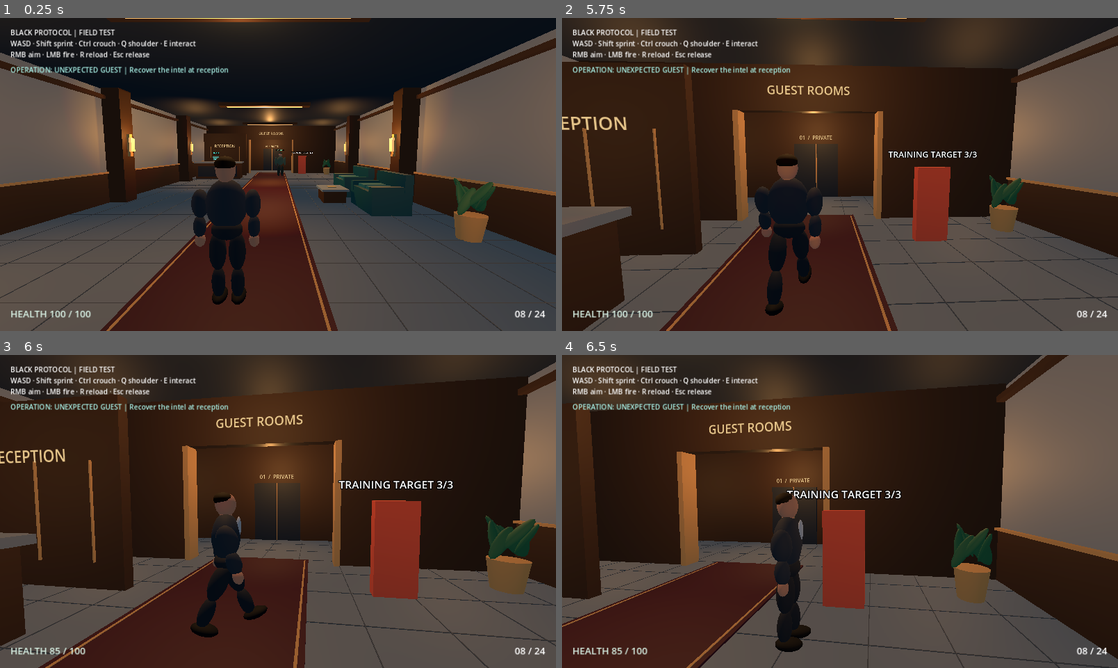
Above: before the commit, frames 1-4 (two rows, left to right).
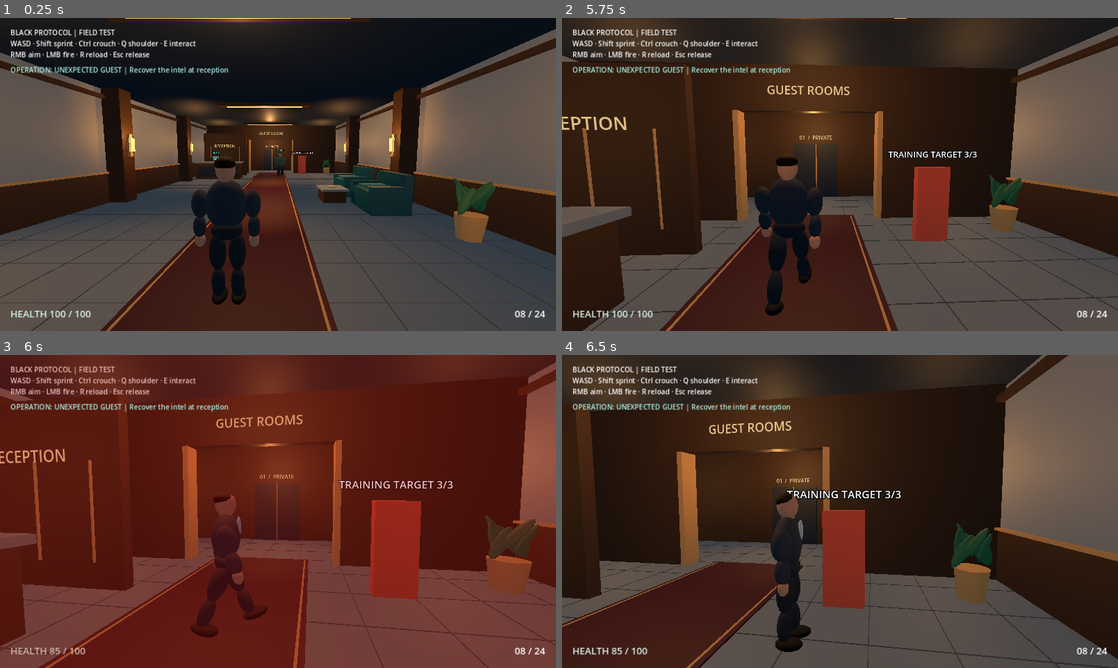
Above: after the commit, the same moments.

Repository: evilsysadmin/ShadowOps-black-protocol
Game: Godot game, scene res://scenes/hotel.tscn
Two runs of this game, one before a commit and one after it. Both use one fixed random seed, a clock stepped at 60 frames per second and the inputs below.
Inputs (mouse positions are in pixels of both pictures, inside the frame that each line leads up to):
- Up to frame 1 (0.25 s): no input
- Up to frame 2 (5.75 s): tap Enter at 0.5 s; move the mouse to (867, 174) at 0.52 s; hold W from 0.53 s (still down); tap R at 0.6, 4.35 s; click (867, 174) at 0.67 s; move the mouse to (812, 174) at 1.27 s; tap Q at 1.35, 5.1 s; click (812, 174) at 1.42 s; move the mouse to (851, 168) at 2.02 s; hold Ctrl 2.03-2.78 s; click (851, 168) at 2.17 s; move the mouse to (834, 180) at 2.77 s; tap Shift at 2.85 s; click (834, 180) at 2.92 s; move the mouse to (878, 177) at 3.52 s; tap E at 3.6 s; click (878, 177) at 3.67 s; move the mouse to (795, 171) at 4.27 s; click (795, 171) at 4.42 s; move the mouse to (845, 174) at 5.02 s; click (845, 174) at 5.17 s
- Up to frame 3 (6 s): move the mouse to (255, 505) at 5.77 s; release W at 5.78 s; hold D from 5.78 s (still down); tap Ctrl at 5.85 s; click (255, 505) at 5.92 s
- Up to frame 4 (6.5 s): keep holding D

Frames 1-2 are identical in both runs. In frame 3, 92% of the frame differs, in the area x 0-100%, y 0-100%; in frame 4, nothing differs.

Commit message:
feat: improve combat hit and damage feedback

Diff:
--- a/scripts/agent.gd
+++ b/scripts/agent.gd
@@ -25,6 +25,8 @@
 const MAX_HEALTH := 100
 var health := MAX_HEALTH
 var health_label: Label
+var damage_overlay: ColorRect
+var damage_flash := 0.0
 const STAND_HEIGHT := 1.8
 const CROUCH_HEIGHT := 1.12
 
@@ -74,6 +76,11 @@
 	health_label.offset_right = 220
 	health_label.add_theme_font_size_override("font_size", 22)
 	refresh_health()
+	damage_overlay = ColorRect.new()
+	damage_overlay.color = Color(0.75, 0.08, 0.06, 0.0)
+	damage_overlay.mouse_filter = Control.MOUSE_FILTER_IGNORE
+	hud.add_child(damage_overlay)
+	damage_overlay.set_anchors_and_offsets_preset(Control.PRESET_FULL_RECT)
 	Input.mouse_mode = Input.MOUSE_MODE_CAPTURED
 
 func build_model() -> void:
@@ -135,6 +142,8 @@
 		pivot.rotation.x = clampf(pivot.rotation.x - event.relative.y * SENSITIVITY, -0.65, 0.55)
 
 func _physics_process(delta: float) -> void:
+	damage_flash = move_toward(damage_flash, 0.0, delta * 1.8)
+	damage_overlay.color.a = damage_flash
 	var axes := Vector2.ZERO
 	aiming = controls_enabled and Input.mouse_mode == Input.MOUSE_MODE_CAPTURED and Input.is_mouse_button_pressed(MOUSE_BUTTON_RIGHT)
 	if controls_enabled and Input.mouse_mode == Input.MOUSE_MODE_CAPTURED:
@@ -199,6 +208,7 @@
 	if not controls_enabled or amount <= 0:
 		return
 	health = maxi(0, health - amount)
+	damage_flash = 0.30
 	refresh_health()
 	if health == 0:
 		get_parent().get_node("Mission").call("agent_incapacitated")
--- a/scripts/combat.gd
+++ b/scripts/combat.gd
@@ -13,6 +13,9 @@
 var reload_remaining := 0.0
 var ammo_label: Label
 var reload_requested := false
+var hit_flash := 0.0
+var impact_mark: MeshInstance3D
+var impact_time := 0.0
 
 func _ready() -> void:
 	agent = get_parent() as CharacterBody3D
@@ -47,6 +50,18 @@
 	ammo_label.horizontal_alignment = HORIZONTAL_ALIGNMENT_RIGHT
 	ammo_label.add_theme_font_size_override("font_size", 22)
 	update_ammo()
+	impact_mark = MeshInstance3D.new()
+	var sphere := SphereMesh.new()
+	sphere.radius = 0.045
+	sphere.height = 0.09
+	impact_mark.mesh = sphere
+	var mat := StandardMaterial3D.new()
+	mat.shading_mode = BaseMaterial3D.SHADING_MODE_UNSHADED
+	mat.albedo_color = Color(1.0, 0.76, 0.36)
+	impact_mark.material_override = mat
+	agent.add_child(impact_mark)
+	impact_mark.top_level = true
+	impact_mark.hide()
 
 func request_shot() -> void:
 	pending = true
@@ -60,6 +75,11 @@
 		ammo_label.text += "  RELOADING"
 
 func _physics_process(delta: float) -> void:
+	hit_flash = maxf(0.0, hit_flash - delta)
+	impact_time = maxf(0.0, impact_time - delta)
+	impact_mark.visible = impact_time > 0.0
+	reticle.text = "×" if hit_flash > 0.0 else "+"
+	reticle.modulate = Color(1.0, 0.70, 0.32) if hit_flash > 0.0 else Color.WHITE
 	cooldown = maxf(0.0, cooldown - delta)
 	feedback_time = maxf(0.0, feedback_time - delta)
 	if feedback_time <= 0.0:
@@ -110,9 +130,14 @@
 	var impact := space.intersect_ray(shot)
 	feedback.text = "MISS"
 	if not impact.is_empty():
+		var position_hit: Vector3 = impact.get("position")
+		impact_mark.global_position = position_hit
+		impact_time = 0.14
+		impact_mark.show()
 		var target: Object = impact.get("collider")
 		feedback.text = "IMPACT"
 		if is_instance_valid(target) and target.has_method("receive_hit"):
 			target.call("receive_hit", 1)
 			feedback.text = "TARGET HIT"
+			hit_flash = 0.18
 	feedback_time = 0.65
